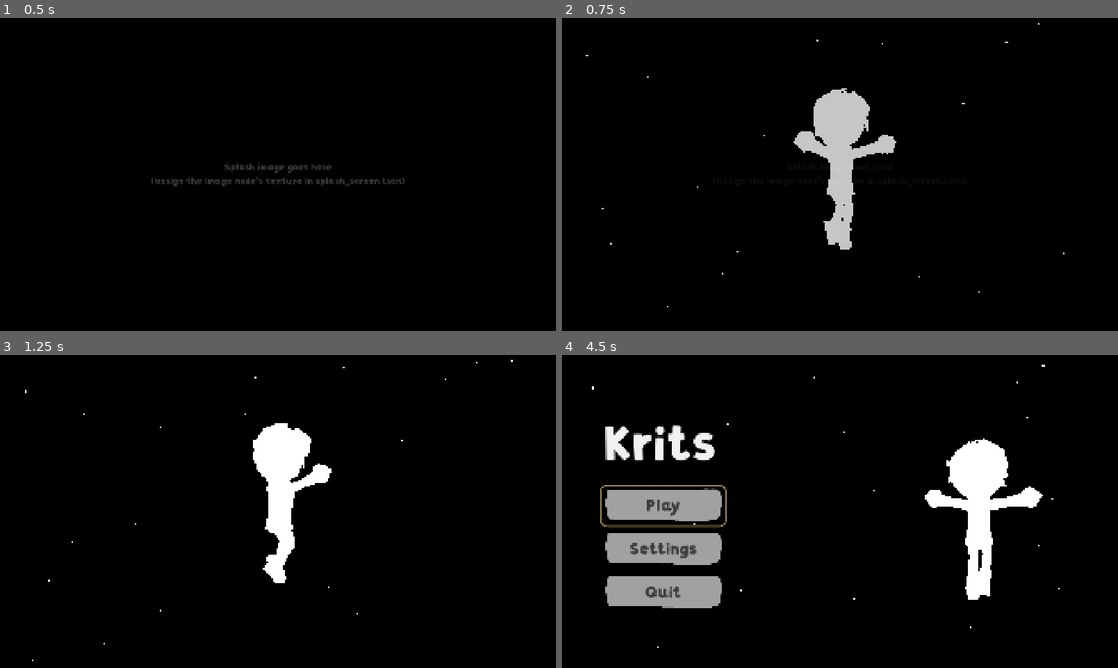
Above: before the commit, frames 1-4 (two rows, left to right).
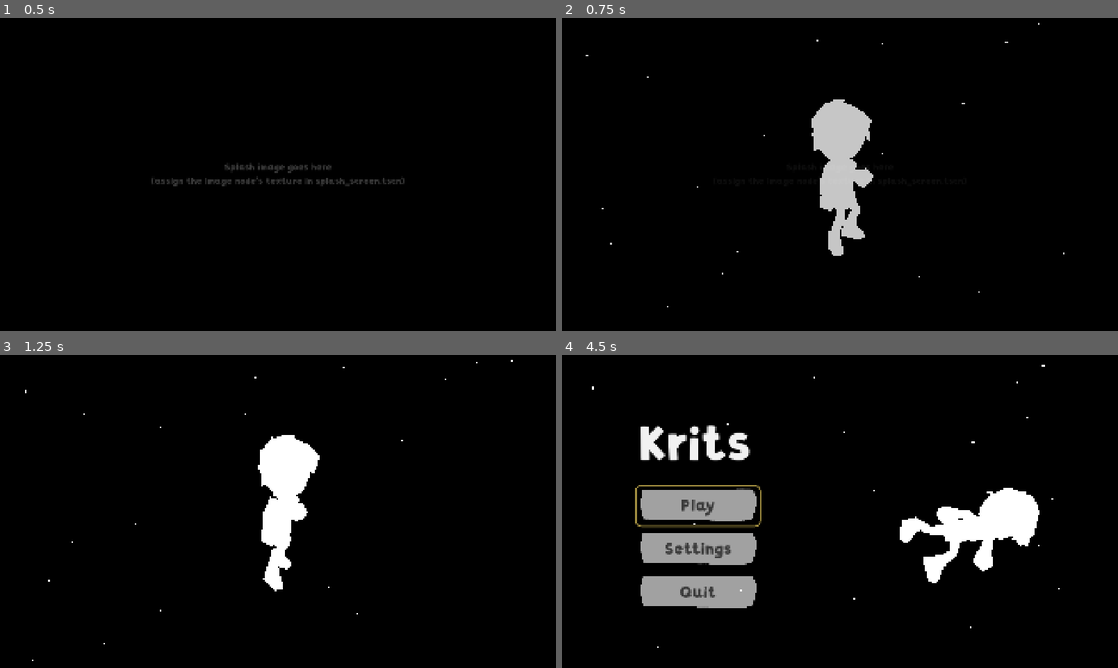
Above: after the commit, the same moments.

Repository: doggoanim/Krits
Game: Godot game, scene res://ui/main_menu.tscn
The game is run twice, just before and just after one commit, with the same random seed, the same clock (stepped at 60 frames per second) and the same inputs.
Inputs (mouse positions are in pixels of both pictures, inside the frame that each line leads up to):
- Up to frame 1 (0.5 s): no input
- Up to frame 2 (0.75 s): tap Enter at 0.5 s; move the mouse to (962, 158) at 0.52 s; hold D (move_right) from 0.53 s (still down); hold Ctrl (crouch_pound) from 0.53 s (still down); click (962, 158) at 0.67 s
- Up to frame 3 (1.25 s): keep holding D (move_right); keep holding Ctrl (crouch_pound); tap Space (jump) at 0.77 s
- Up to frame 4 (4.5 s): release D (move_right) at 1.25 s; release Ctrl (crouch_pound) at 1.25 s; drag from (728, 527) to (812, 574) at 1.27 s; move the mouse to (895, 442) at 2.02 s; hold D (move_right) 2.03-2.75 s; hold Shift (roll_dive) 2.03-2.75 s; drag from (812, 574) to (673, 464) at 2.77 s; move the mouse to (1006, 558) at 3.52 s; hold A (move_left) 3.53-4.25 s; hold Ctrl (crouch_pound) 3.53-4.25 s; tap Space (jump) at 3.77 s; tap Enter at 4.25 s; drag from (673, 464) to (756, 433) at 4.27 s

Frame 1 is identical in both runs. In frame 2, 1.9% of the frame differs, in the area x 41-61%, y 22-76%; in frame 3, 1.5%; in frame 4, 12%, in the area x 6-87%, y 22-81%.

Commit message:
Menu: free zero-g tumble, find the main-menu pose, shift title right
- MenuHero now rotates on all three axes (tumble_speed) around his body's
  centre via a new Pivot node, instead of a Y-spin around his feet.
- Pose lookup ignores case/spaces/underscores and matches any clip with
  "menu" in its name; the swimming fallback is gone (falls back to idle and
  warns with the model's clip list). The glb on origin has no menu clip yet.
- Title block nudged 120px to the right.

Co-Authored-By: Claude Sonnet 5.5 <noreply@anthropic.com>
Claude-Session: https://claude.ai/code/session_01TYpdm1jACUqsWG6yyTxbgm

Diff:
--- a/ui/menu/menu_hero.gd
+++ b/ui/menu/menu_hero.gd
@@ -4,44 +4,56 @@
 ## same rigged krits.glb the game uses (instanced as the "Model" child in
 ## menu_stage.tscn, so it's visible/movable in the editor), but with none of
 ## PlayerVisual's gameplay layers — no lean, expressions, outline pass, or
-## state machine — just a pose, a flat white override, and a slow spin/bob.
+## state machine — just a pose, a flat white override, and a slow zero-g
+## tumble/bob.
 ##
-## MenuStage moves THIS node (to slide Krits aside for the title); the spin
-## and bob live on the child Model, so the two never fight over a transform.
+## MenuStage moves THIS node (to slide Krits aside for the title); the
+## tumble and bob live on the child Pivot, so the two never fight over a
+## transform.
 
-## Clip names tried in order; the first one the model actually has is played
-## on loop. krits.glb has no dedicated menu pose yet — add a clip called
-## "main_menu" in Blender and re-export, and it's picked up automatically
-## with no code change; until then it falls back to the treading-water pose,
-## which reads as floating.
-@export var pose_candidates: Array[StringName] = [&"main_menu", &"swimming_idle", &"idle"]
+## The menu pose: the first clip below the model actually has is played on
+## loop. Matching is forgiving — case, spaces, underscores and hyphens are
+## ignored ("Main Menu", "main-menu" and "main_menu" all match), and failing
+## an exact match any clip with "menu" in its name is used. If nothing menu-
+## like exists it falls back to plain idle (and warns, listing every clip in
+## the model so a misnamed one is easy to spot).
+@export var pose_candidates: Array[StringName] = [&"main_menu", &"idle"]
 ## Standing height in world units, same fit-to-height the game applies.
 @export var height := 2.2
-@export var spin_speed := 0.6      ## radians/second around Y
+## Free-floating tumble, radians/second around each axis (X, Y, Z). The three
+## differ on purpose so the combined motion never repeats in an obvious loop
+## and he slowly passes through every orientation, like drifting in zero-g.
+## Set to (0, 0.6, 0) for a plain turntable spin instead.
+@export var tumble_speed := Vector3(0.25, 0.6, 0.15)
 @export var bob_height := 0.12     ## world units, up and down
 @export var bob_speed := 1.2       ## radians/second of the bob's sine
-@export var tilt := 0.07           ## radians, slow forward/back sway
 
+## The Pivot is what tumbles and bobs; the Model is offset inside it so his
+## centre of mass — not his feet — sits on the pivot's origin. That's what
+## makes him rotate in place around his middle instead of swinging around
+## his feet like a pendulum.
+@onready var _pivot: Node3D = %Pivot
 @onready var _model: Node3D = %Model
 
-var _base_y := 0.0
+var _angles := Vector3.ZERO
 var _t := 0.0
 
 func _ready() -> void:
 	var box := ModelUtil.fit_height(_model, height)
-	# fit_height reports the pre-scale AABB; recentre so the model's middle —
-	# not its feet — sits on this node's origin, which is what makes it appear
-	# centred on screen and what the bob/spin pivot around.
-	_base_y = -box.get_center().y * _model.scale.y
-	_model.position.y = _base_y
+	# fit_height reports the pre-scale AABB. Shift the model by minus its
+	# (scaled) centre so the middle of his body is the pivot's origin.
+	_model.position = -box.get_center() * _model.scale.x
 	_make_white(_model)
 	_play_pose()
 
 func _process(delta: float) -> void:
 	_t += delta
-	_model.rotation.y += spin_speed * delta
-	_model.rotation.x = sin(_t * bob_speed * 0.6) * tilt
-	_model.position.y = _base_y + sin(_t * bob_speed) * bob_height
+	# Euler angles accumulated by hand (rather than rotate_x/y/z on the
+	# basis) so there's no drift to correct, and `rotation` leaves the
+	# model's fit-to-height scale untouched.
+	_angles += tumble_speed * delta
+	_pivot.rotation = _angles
+	_pivot.position.y = sin(_t * bob_speed) * bob_height
 
 ## Replaces every surface's material with flat, unshaded white — "pure
 ## white" regardless of lighting (there is none in the menu's void), and
@@ -63,9 +75,27 @@
 	if anim == null:
 		push_warning("MenuHero: no AnimationPlayer under the model — it will hold its bind pose.")
 		return
-	for clip in pose_candidates:
-		if anim.has_animation(clip):
-			anim.get_animation(clip).loop_mode = Animation.LOOP_LINEAR
-			anim.play(clip)
-			return
-	push_warning("MenuHero: none of pose_candidates exist in the model — it will hold its bind pose.")
+	var clip := _find_clip(anim)
+	if clip == &"":
+		push_warning("MenuHero: no menu pose found. Clips in the model: %s" % [anim.get_animation_list()])
+		return
+	anim.get_animation(clip).loop_mode = Animation.LOOP_LINEAR
+	anim.play(clip)
+
+## Exact candidates first, then anything with "menu" in its name once
+## case/separators are stripped, then the remaining candidates — so a
+## "Main Menu" clip beats the idle fallback even though idle is listed.
+func _find_clip(anim: AnimationPlayer) -> StringName:
+	var first := pose_candidates[0] if not pose_candidates.is_empty() else &""
+	if first != &"" and anim.has_animation(first):
+		return first
+	for clip in anim.get_animation_list():
+		if _normalize(clip).contains("menu"):
+			return StringName(clip)
+	for candidate in pose_candidates:
+		if anim.has_animation(candidate):
+			return candidate
+	return &""
+
+func _normalize(clip_name: String) -> String:
+	return clip_name.to_lower().replace("_", "").replace("-", "").replace(" ", "")
--- a/ui/menu/menu_stage.tscn
+++ b/ui/menu/menu_stage.tscn
@@ -35,5 +35,8 @@
 unique_name_in_owner = true
 script = ExtResource("2")
 
-[node name="Model" parent="Hero" instance=ExtResource("4")]
+[node name="Pivot" type="Node3D" parent="Hero"]
 unique_name_in_owner = true
+
+[node name="Model" parent="Hero/Pivot" instance=ExtResource("4")]
+unique_name_in_owner = true
--- a/ui/menu/title_screen.tscn
+++ b/ui/menu/title_screen.tscn
@@ -17,9 +17,9 @@
 anchors_preset = 4
 anchor_top = 0.5
 anchor_bottom = 0.5
-offset_left = 140.0
+offset_left = 260.0
 offset_top = -340.0
-offset_right = 860.0
+offset_right = 980.0
 offset_bottom = 340.0
 grow_vertical = 2
 theme_override_constants/separation = 24
Not shown, changed: README.md
